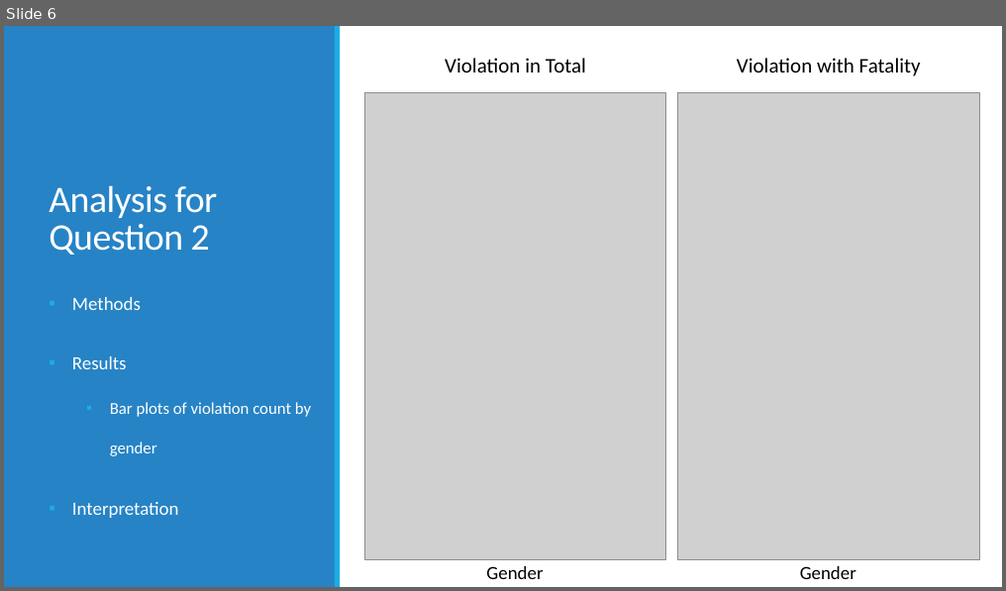
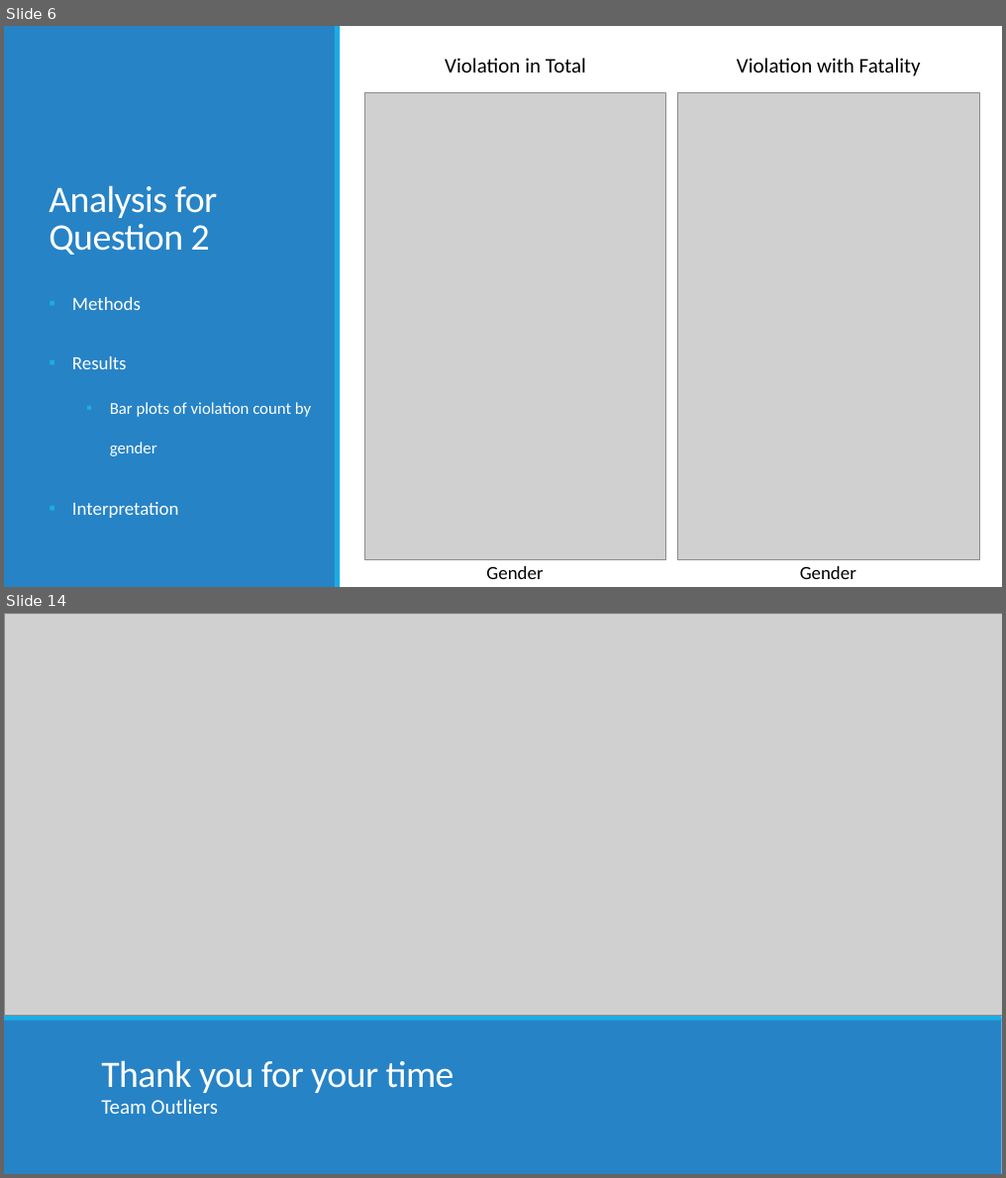
Before and after one commit to koallen/Outliers, a slide deck: Final Presentation/finalPresentation.pptx. Shown one above the other, each under a label of ours: slide 6 before the commit, slides 6 and 14 after it; the slides between them are not shown. The pictures are 1006x591 and 1006x1178 pixels, drawn with LibreOffice and Linux fonts; fonts in the diff are those of the drawing; grey boxes stand for pictures. Boxes give left, top, right and bottom in pixels: in the first picture for what was removed or moved away, otherwise in the second. Text is boxed around its words. In the diff, an @@ line names an element or a change of style, - is before the commit and + after.

```diff
--- a/Final Presentation/finalPresentation.pptx
+++ b/Final Presentation/finalPresentation.pptx
@@ slide 14 added at <box>4,613,1002,1174</box>, background #FFFFFF @@
@@ picture added at <box>4,613,1002,1016</box> @@
@@ rectangle added at <box>4,1019,1002,1174</box>, fill #2683C6 @@
@@ rectangle added at <box>4,1016,1002,1021</box>, fill #1CADE4 @@
@@ title added at <box>101,1060,454,1093</box>, 36 pt, text #FFFFFF @@
+Thank you for your time
@@ text added at <box>101,1099,218,1114</box>, 20 pt, text #FFFFFF @@
+Team Outliers
```
Also in this commit, not shown: 5 slides changed, 3 other slides added, 2 slides removed.
